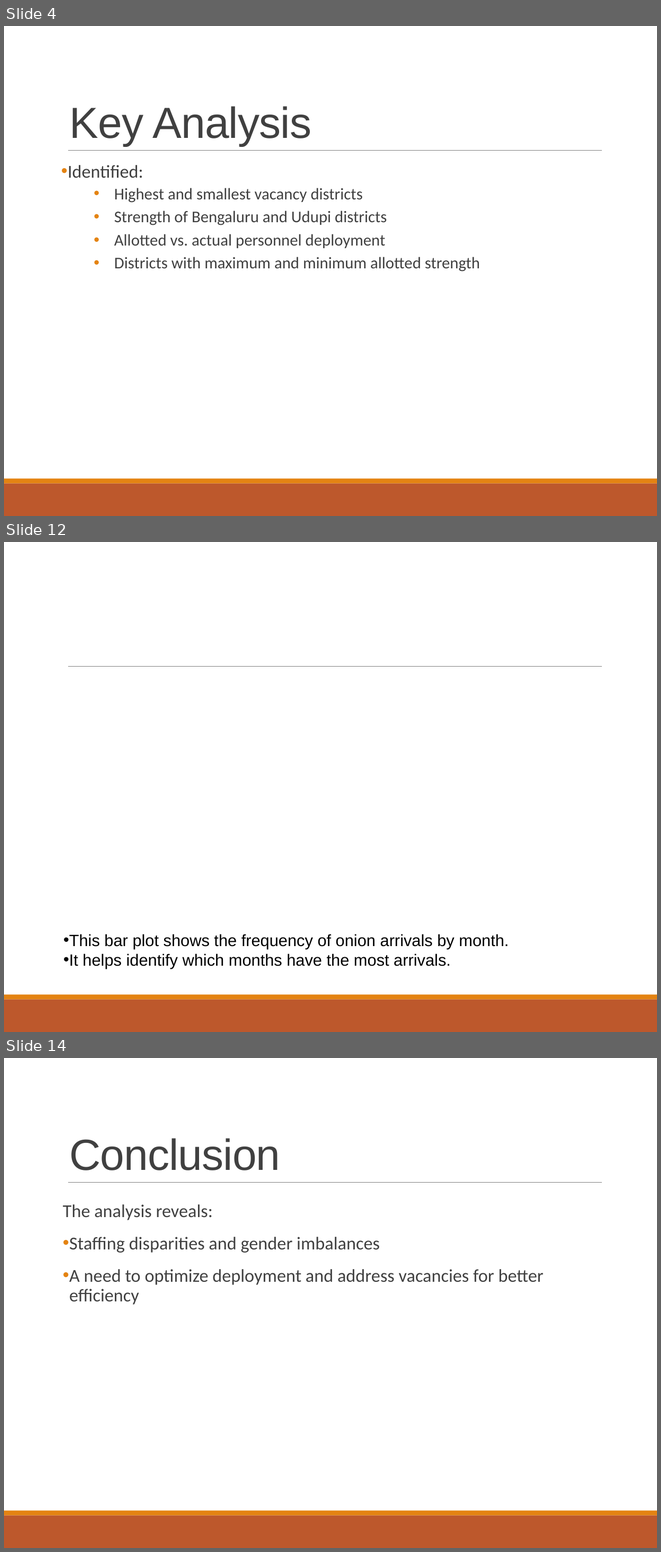
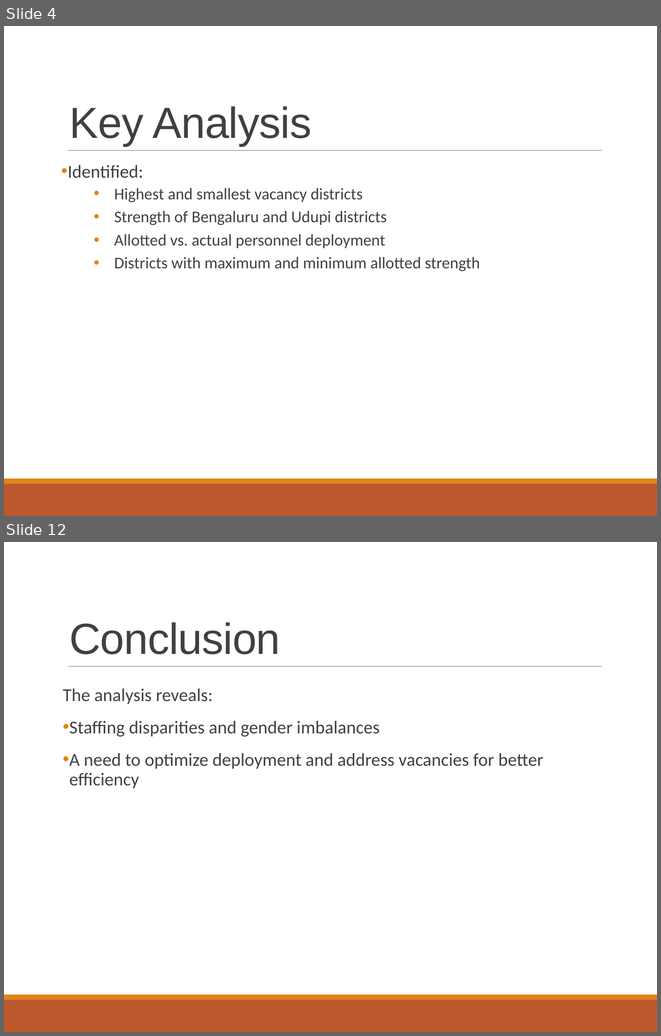
Before and after one commit to reddy1611/DataAnalytics_projects, a slide deck: 1_GovtDataset/Government_Dataset_Analysis.pptx. Shown one above the other, each under a label of ours: slides 4, 12 and 14 before the commit, slides 4 and 12 after it; the slides between them are not shown. The pictures are 661x1552 and 661x1036 pixels, drawn with LibreOffice and Linux fonts; fonts in the diff are those of the drawing; background and template pictures are left out. Boxes give left, top, right and bottom in pixels: in the first picture for what was removed or moved away, otherwise in the second. Text is boxed around its words. In the diff, an @@ line names an element or a change of style, - is before the commit and + after.

```diff
--- a/1_GovtDataset/Government_Dataset_Analysis.pptx
+++ b/1_GovtDataset/Government_Dataset_Analysis.pptx
@@ slide 12 removed at bbox=[4, 542, 657, 1032], background picture (left out); not listed: 3 template elements that a slide beside it also shows @@
@@ text removed at bbox=[63, 934, 509, 968] @@
-• This bar plot shows the frequency of onion arrivals by month.
-• It helps identify which months have the most arrivals.
@@ what was slide 14 is now slide 12 @@
```
Also in this commit, not shown: 5 slides changed, 3 slides added, 4 other slides removed.
